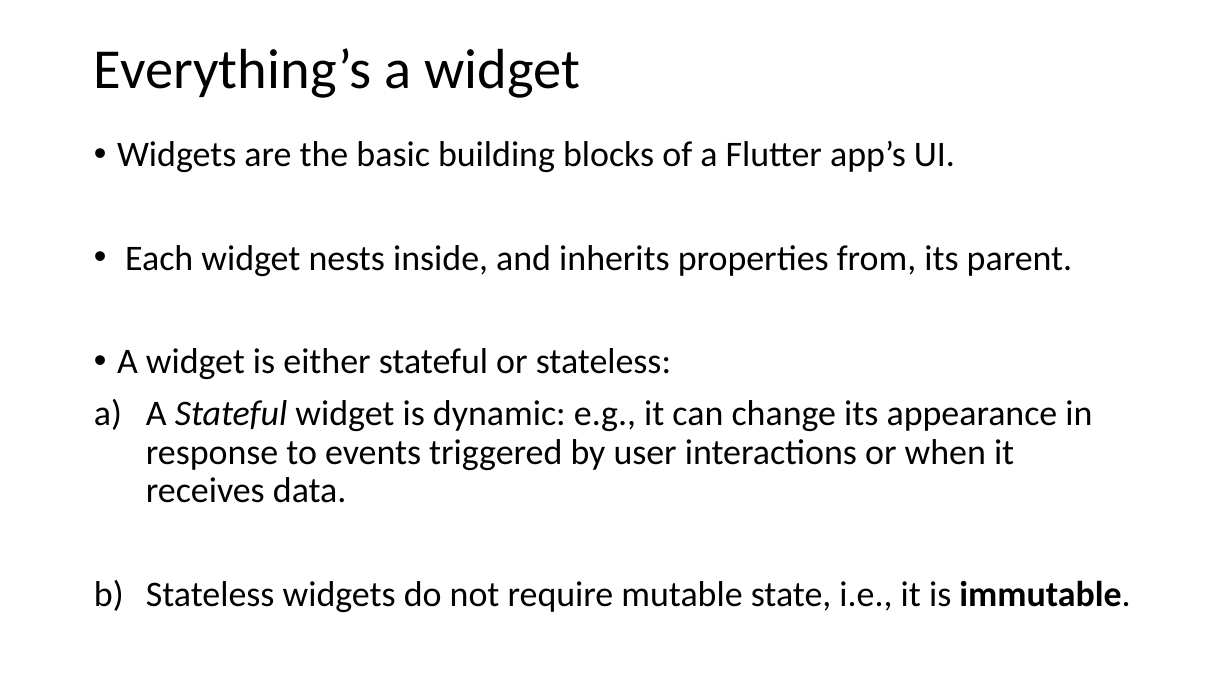
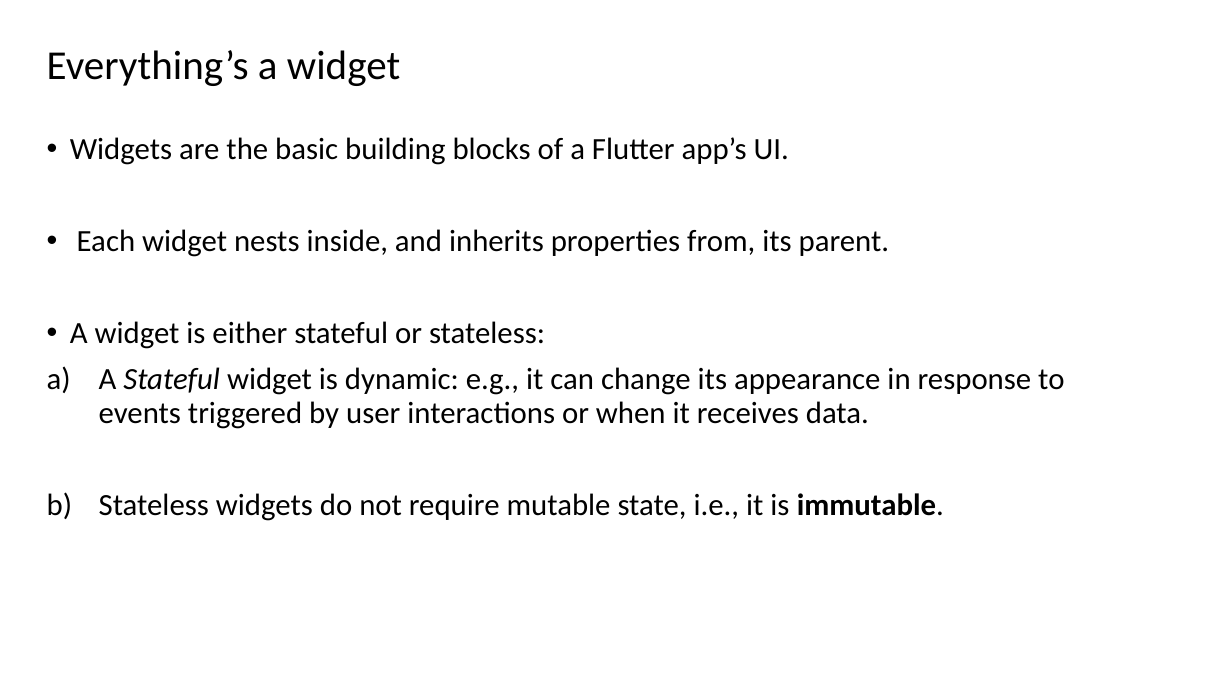
Before and after one commit to Anjy123/Flutter, a slide deck: slide 8 of Flutter features.pptx. Drawn at 1232x693 pixels with LibreOffice and Linux fonts; fonts in the diff are those of the drawing. Boxes give left, top, right and bottom in pixels: in the first picture for what was removed or moved away, otherwise in the second. Text is boxed around its words. In the diff, an @@ line names an element or a change of style, - is before the commit and + after.

```diff
--- a/Flutter features.pptx
+++ b/Flutter features.pptx
@@ title "Everything’s a widget": place and size @@
-title "Everything’s a widget" at box(94, 48, 580, 98)
+title "Everything’s a widget" at box(47, 50, 400, 86)
@@ title "Everything’s a widget" at box(47, 50, 400, 86): size 44 to 32 pt @@
@@ text "Widgets are the basic building ...": place and size @@
-text "Widgets are the basic building ..." at box(94, 141, 1130, 612)
+text "Widgets are the basic building ..." at box(47, 137, 1064, 521)
@@ text "Widgets are the basic building ..." at box(47, 137, 1064, 521): size 28 to 24 pt @@
```
Also in this commit, not shown: 21 other slides changed, 1 slide added, 1 slide removed.
